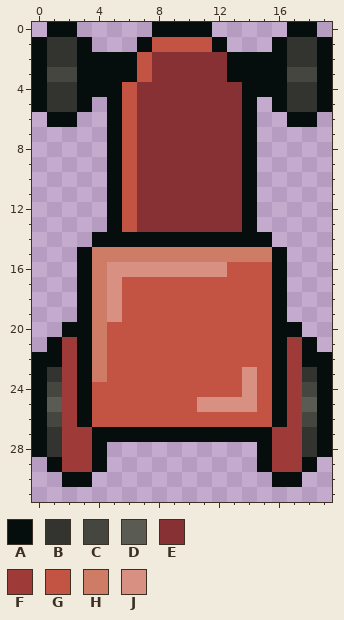
A pixel-art file gets an edit: Assets/Sprites/enemy_tractor.aseprite. This is how it looked before the edit.
20x32 pixels, 1 frame.
Visible layers, top first: "Layer 2", "Layer 1".
Palette (. is transparent): A #050e0d  B #333430  C #454640  D #5a5c54  E #873135  F #9e3b39  G #c35443  H #ce7c65  J #d79082
Pixels before, first column x 0:
 0 .AA.....AAAA.....AA.
 1 ABBA...AGGGGA...ABBA
 2 ABBAAAAGEEEEEAAAABBA
 3 ACCAAAAGEEEEEAAAACCA
 4 ABBAAAGEEEEEEEAAABBA
 5 ABBA.AGEEEEEEEA.ABBA
 6 .AA..AGEEEEEEEA..AA.
 7 .....AGEEEEEEEA.....
 8 .....AGEEEEEEEA.....
 9 .....AGEEEEEEEA.....
10 .....AGEEEEEEEA.....
11 .....AGEEEEEEEA.....
12 .....AGEEEEEEEA.....
13 .....AGEEEEEEEA.....
14 ....AAAAAAAAAAAA....
15 ...AHHHHHHHHHHHHA...
16 ...AHJJJJJJJJGGGA...
17 ...AHJGGGGGGGGGGA...
18 ...AHJGGGGGGGGGGA...
19 ...AHJGGGGGGGGGGA...
20 ..AAHGGGGGGGGGGGAA..
21 .AFAHGGGGGGGGGGGAFA.
22 AAFAHGGGGGGGGGGGAFAA
23 ABFAHGGGGGGGGGJGAFBA
24 ACFAGGGGGGGGGGJGAFCA
25 ADFAGGGGGGGJJJJGAFDA
26 ACFAGGGGGGGGGGGGAFCA
27 ABFFAAAAAAAAAAAAFFBA
28 ABFFA..........AFFBA
29 .AFFA..........AFFA.
30 ..AA............AA..
The same view after the edit:
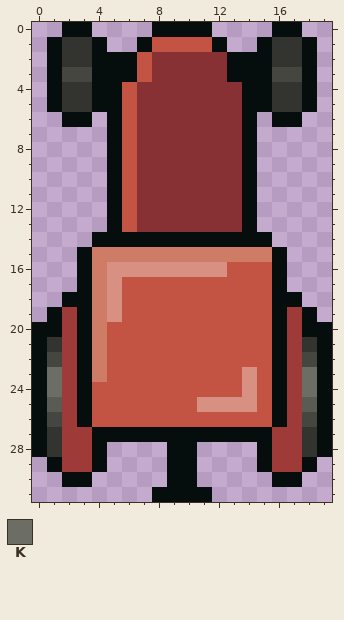
Colours new in this view: K #6c6d64
What changed:
Layers "Layer 2", "Layer 1":
There is now colour A in row 0 at x 3 and 16; in row 1 at x 4 and 15; in row 5 at x 4 and 15; in row 6 at x 3 and 16; in row 18 at x 2 and 17; in row 19 at x 1 and 18.
There is now colour A in row 20 at x 0 to 1 and 18 to 19; in row 21 at x 0 and 19; in rows 28 to 30 at x 9 to 10; in row 31 at x 8 to 11.
The edit turns colour B into colour A in rows 1 to 2 at x 1 and 18; in rows 4 to 5 at x 1 and 18.
The edit turns colour C into colour A in row 3 at x 1 and 18.
The edit turns colour A into colour B in rows 1 to 2 at x 3 and 16; in rows 4 to 5 at x 3 and 16; in row 21 at x 1 and 18.
The edit turns colour A into colour C in row 3 at x 3 and 16; in row 22 at x 1 and 18.
There is now colour F in row 19 at x 2 and 17.
The edit turns colour A into colour F in row 20 at x 2 and 17.
The edit turns colour B into colour K in row 23 at x 1 and 18.
The edit turns colour C into colour K in row 24 at x 1 and 18.
The author cleared colour A in row 0 at x 1 and 18; in rows 1 to 5 at x 0 and 19; in row 6 at x 1 and 18.
